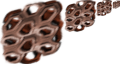
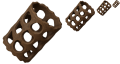
Layers edited between the first and the second 120 x 64 image:
removed layer "Craptonite V2" over bbox(0, 0, 120, 64)
renamed "LDS copy #1" to "245c8096-8230-4d40-bfa9-c69b56b3d8e2.png copy #3", showed it, painted on it over bbox(0, 0, 67, 64)
added layer "245c8096-8230-4d40-bfa9-c69b56b3d8e2.png copy #2" above "245c8096-8230-4d40-bfa9-c69b56b3d8e2.png copy" over bbox(96, 0, 112, 16)
renamed "LDS copy" to "245c8096-8230-4d40-bfa9-c69b56b3d8e2.png copy", showed it, painted on it over bbox(0, 0, 120, 64)
added layer "245c8096-8230-4d40-bfa9-c69b56b3d8e2.png copy #1" over bbox(65, 0, 96, 32)
